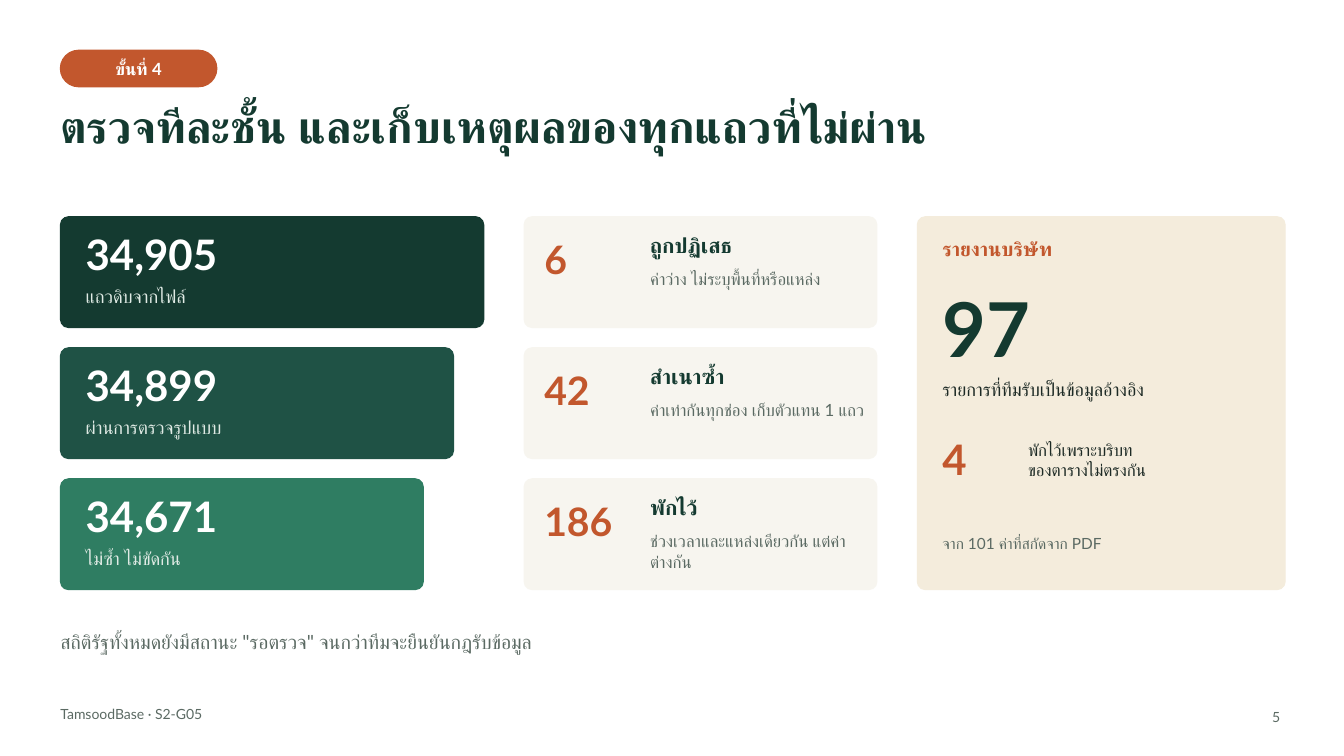
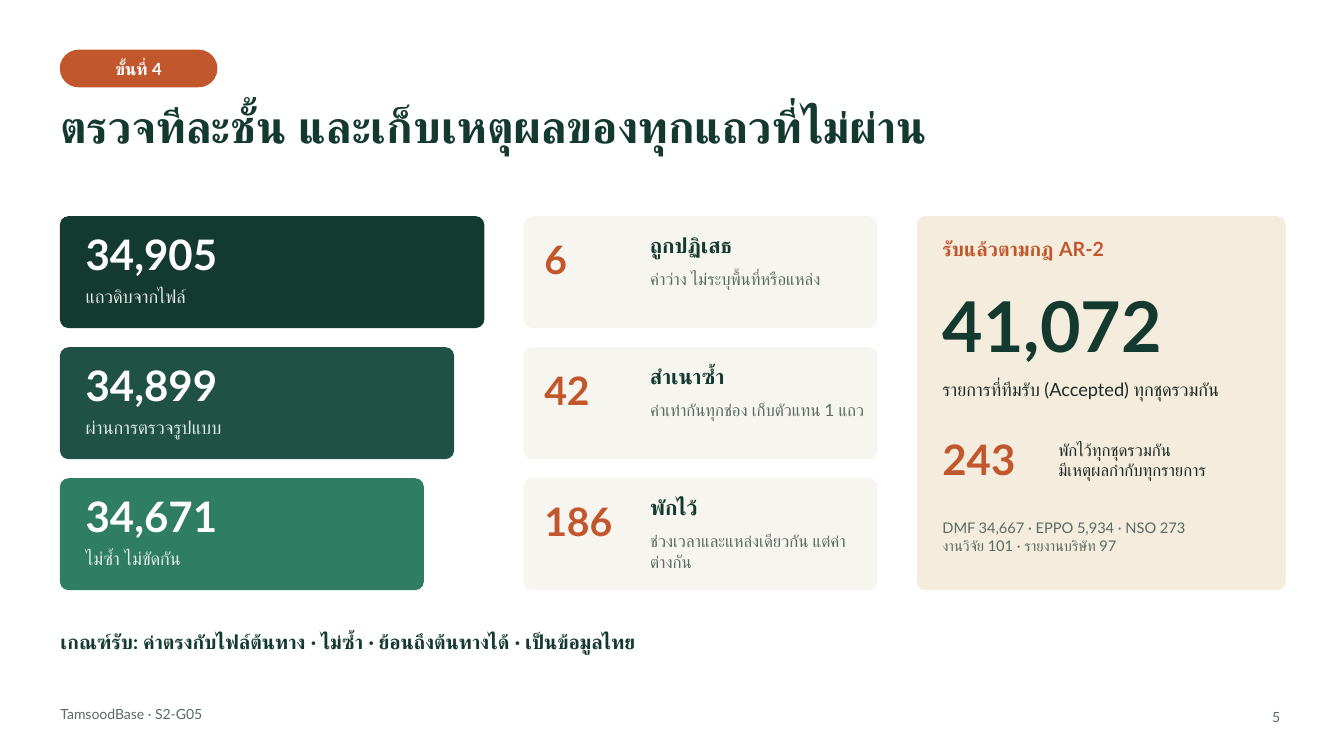
Before and after one commit to Neroadawat/TamsoodBase, a slide deck: slide 5 of output/m4/S2-G05_M4_Slides.pptx. Drawn at 1344x756 pixels with LibreOffice and Linux fonts; fonts in the diff are those of the drawing. Boxes give left, top, right and bottom in pixels: in the first picture for what was removed or moved away, otherwise in the second. Text is boxed around its words. In the diff, an @@ line names an element or a change of style, - is before the commit and + after.

```diff
--- a/output/m4/S2-G05_M4_Slides.pptx
+++ b/output/m4/S2-G05_M4_Slides.pptx
@@ text at [942, 241, 1104, 261]: text changed @@
-รายงานบริษัท
+รับแล้วตามกฎ AR-2
@@ text at [942, 301, 1161, 362]: text changed; size 54 to 50 pt @@
-97
+41,072
@@ text at [942, 382, 1219, 402]: text changed @@
-รายการที่ทีมรับเป็นข้อมูลอ้างอิง
+รายการที่ทีมรับ (Accepted) ทุกชุดรวมกัน
@@ text at [942, 444, 1015, 476]: text changed @@
-4
+243
@@ text at [1058, 443, 1206, 481]: text changed @@
-พักไว้เพราะบริบท
-ของตารางไม่ตรงกัน
+พักไว้ทุกชุดรวมกัน
+มีเหตุผลกำกับทุกรายการ
@@ text at [942, 522, 1185, 551]: text changed; size 11 to 10.5 pt @@
-จาก 101 ค่าที่สกัดจาก PDF
+DMF 34,667 · EPPO 5,934 · NSO 273
+งานวิจัย 101 · รายงานบริษัท 97
@@ text at [60, 634, 635, 655]: text changed; text colour #5B6A63 to #143A30; bold on @@
-สถิติรัฐทั้งหมดยังมีสถานะ "รอตรวจ" จนกว่าทีมจะยืนยันกฎรับข้อมูล
+เกณฑ์รับ: ค่าตรงกับไฟล์ต้นทาง · ไม่ซ้ำ · ย้อนถึงต้นทางได้ · เป็นข้อมูลไทย
```
Also in this commit, not shown: 1 other slide changed, 20 other files.
